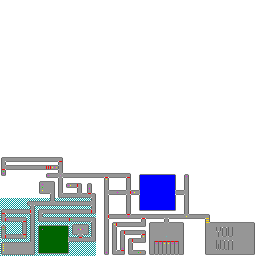
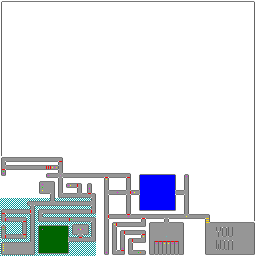
Revision of a layered w=256, h=256 image; what changed, layer by layer:
painted on "Layer 1" over [1,1,255,221]
